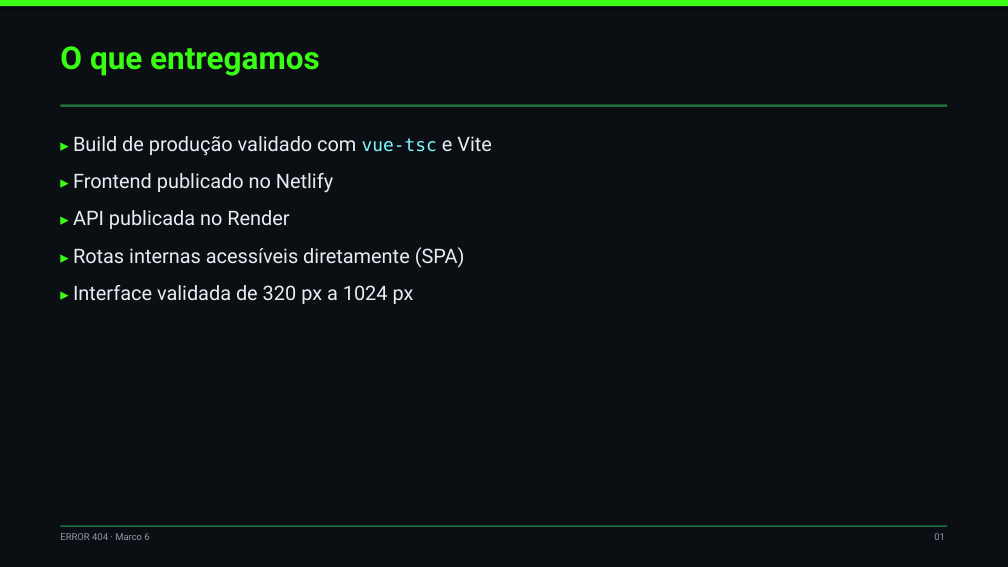
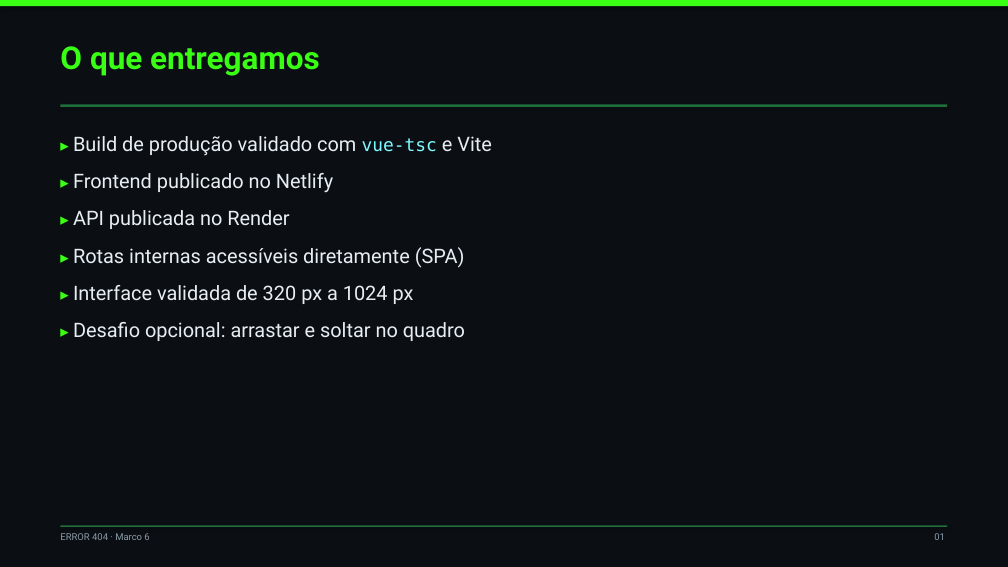
Before and after one commit to Izzieee/Vue_DFE, a slide deck: slide 2 of apresentacoes/MARCO6.pptx. Drawn at 1008x567 pixels with LibreOffice and Linux fonts; fonts in the diff are those of the drawing. Boxes give left, top, right and bottom in pixels: in the first picture for what was removed or moved away, otherwise in the second. Text is boxed around its words. In the diff, an @@ line names an element or a change of style, - is before the commit and + after.

Commit message:
docs: atualiza slide do Marco 6 com o desafio opcional

```diff
--- a/apresentacoes/MARCO6.pptx
+++ b/apresentacoes/MARCO6.pptx
@@ text at bbox=[73, 322, 465, 341]: paragraph added @@
+▸ Desafio opcional: arrastar e soltar no quadro
```
Also in this commit, not shown: 1 other slide changed, 2 other files.
